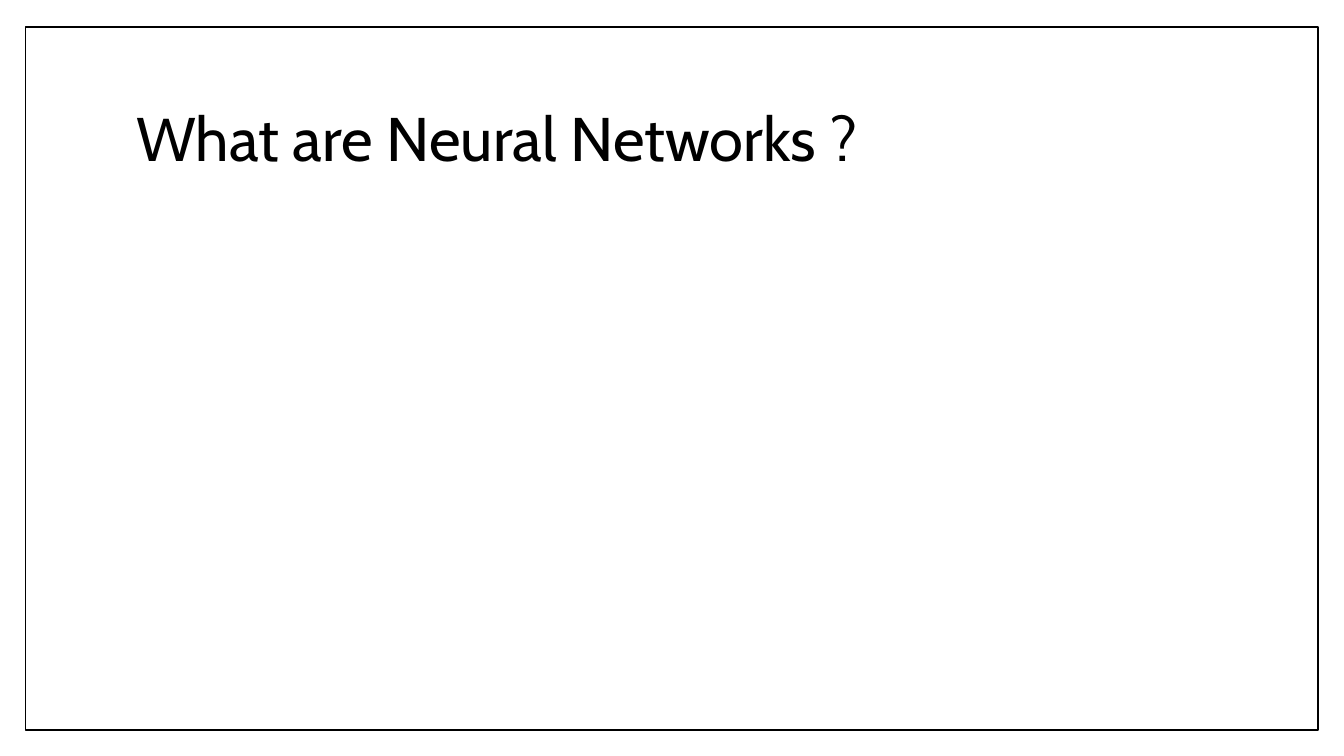
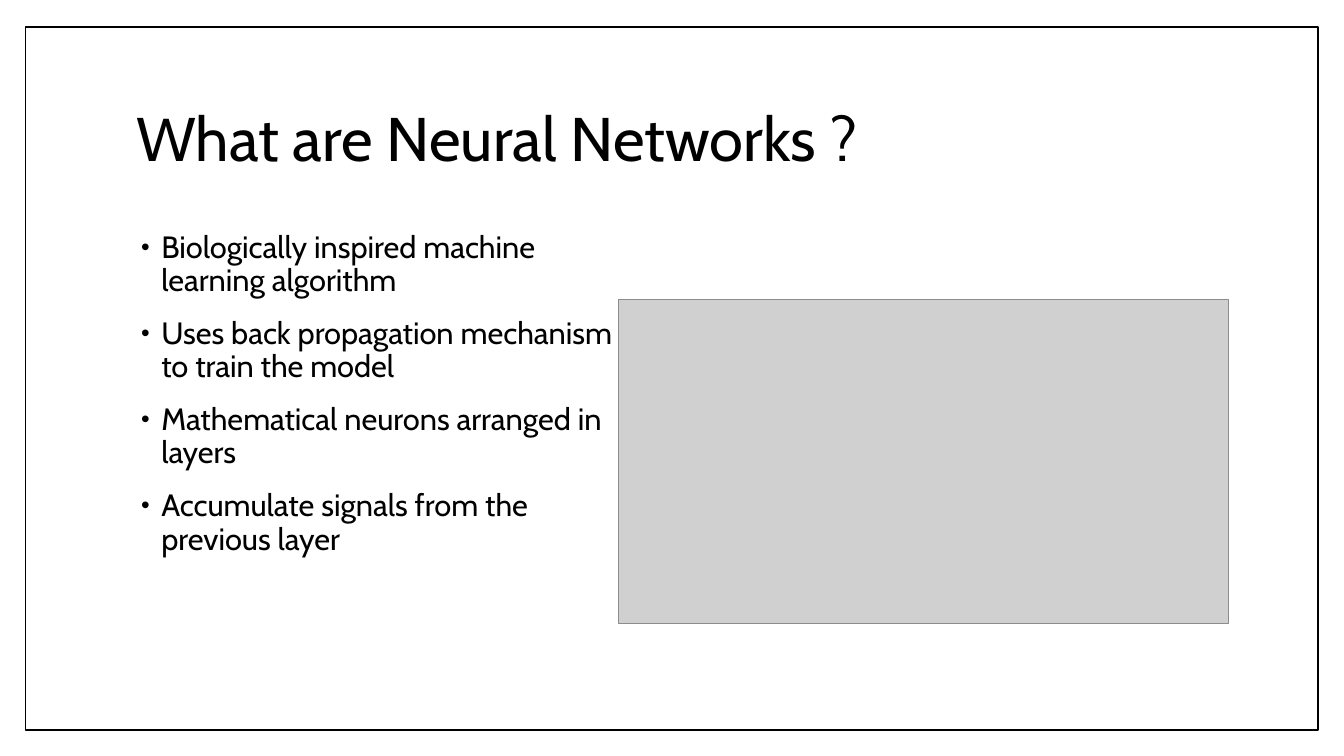
Before and after one commit to RoAjinkya/FlightDelay, a slide deck: slide 12 of docs/Final Presentation_FlightDelay.pptx. Drawn at 1344x756 pixels with LibreOffice and Linux fonts; fonts in the diff are those of the drawing; grey boxes stand for pictures. Boxes give left, top, right and bottom in pixels: in the first picture for what was removed or moved away, otherwise in the second. Text is boxed around its words. In the diff, an @@ line names an element or a change of style, - is before the commit and + after.

```diff
--- a/docs/Final Presentation_FlightDelay.pptx
+++ b/docs/Final Presentation_FlightDelay.pptx
@@ text added at (x1=161, y1=235, x2=612, y2=556), 22 pt, text #000000 @@
+• Biologically inspired machine learning algorithm
+• Uses back propagation mechanism to train the model
+• Mathematical neurons arranged in layers
+• Accumulate signals from the previous layer
@@ picture added at (x1=619, y1=299, x2=1229, y2=623) @@
```
Also in this commit, not shown: 5 other slides changed.
